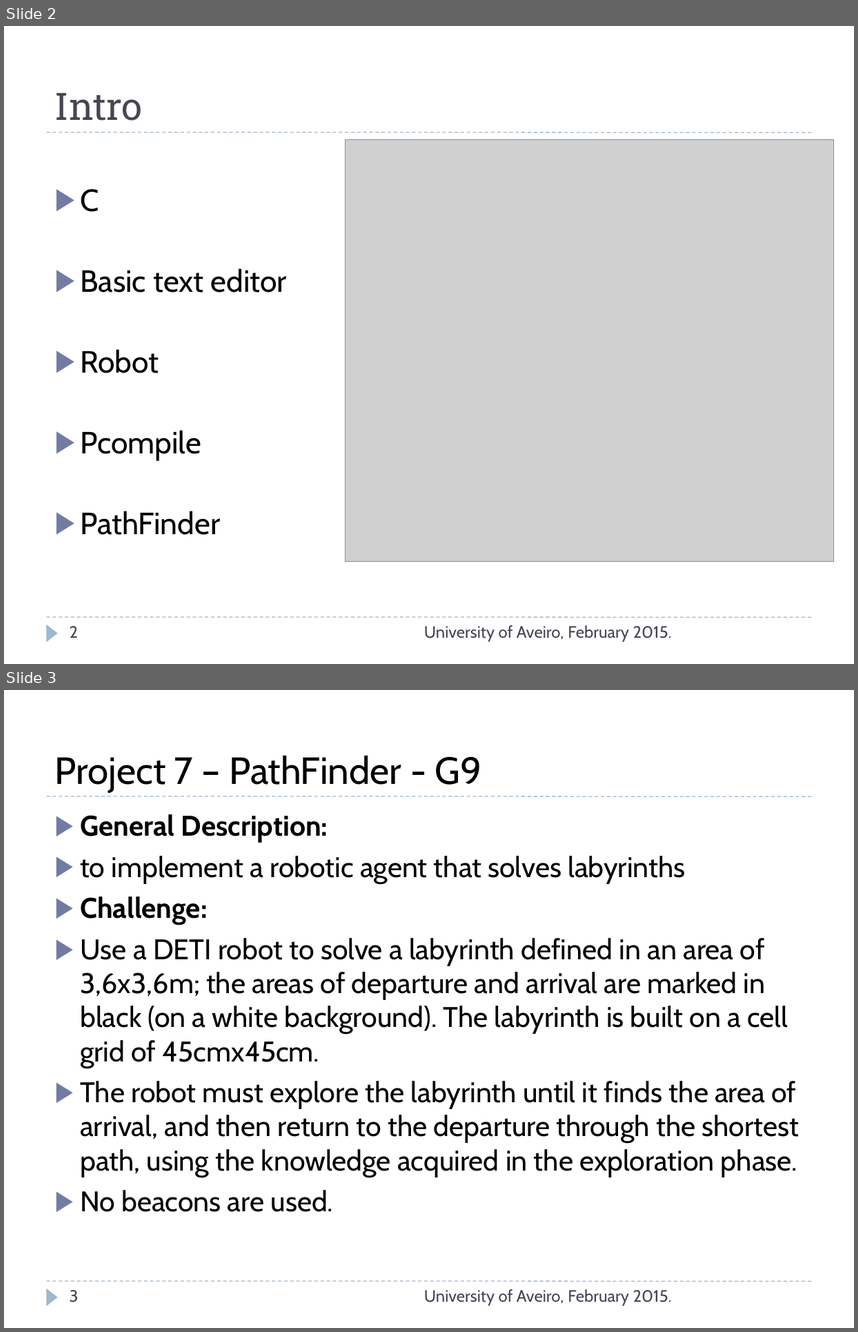
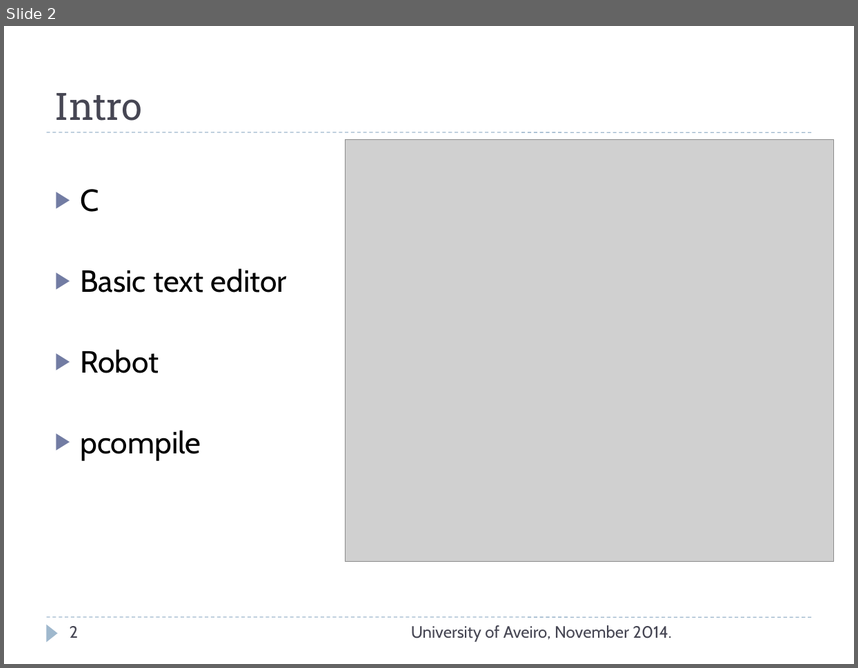
Before and after one commit to TravellerVS/RoboticAgent, a slide deck: Project2/Documentation/Prezentacija.ppt. Shown one above the other, each under a label of ours: slides 2 and 3 before the commit, slide 2 after it. The pictures are 858x1332 and 858x668 pixels, drawn with LibreOffice and Linux fonts; fonts in the diff are those of the drawing; grey boxes stand for pictures. Boxes give left, top, right and bottom in pixels: in the first picture for what was removed or moved away, otherwise in the second. Text is boxed around its words. In the diff, an @@ line names an element or a change of style, - is before the commit and + after.

```diff
--- a/Project2/Documentation/Prezentacija.ppt
+++ b/Project2/Documentation/Prezentacija.ppt
@@ slide 3 removed at (4, 690, 854, 1328), background #FFFFFF; not listed: 3 template elements that a slide beside it also shows @@
@@ text removed at (55, 756, 482, 793) @@
-Project 7 – PathFinder - G9
@@ text removed at (80, 814, 800, 1212) @@
-▶ General Description:
-▶ to implement a robotic agent that solves labyrinths
-▶ Challenge:
-▶ Use a DETI robot to solve a labyrinth defined in an area of 3,6x3,6m; the areas of departure and arrival are marked in black (on a white background). The labyrinth is built on a cell grid of 45cmx45cm.
-▶ The robot must explore the labyrinth until it finds the area of arrival, and then return to the departure through the shortest path, using the knowledge acquired in the exploration phase.
-▶ No beacons are used.
@@ page number removed at (70, 1290, 79, 1302) @@
-3
@@ text removed at (424, 1289, 672, 1305) @@
-University of Aveiro, February 2015.
@@ slide 2 changed as well @@
@@ text at (80, 430, 201, 460): text changed @@
-▶ Pcompile
-▶ PathFinder
+▶ pcompile
@@ text at (411, 625, 671, 641): text changed @@
-University of Aveiro, February 2015.
+University of Aveiro, November 2014.
```
Also in this commit, not shown: 5 other slides changed, 7 slides added, 9 other slides removed.
